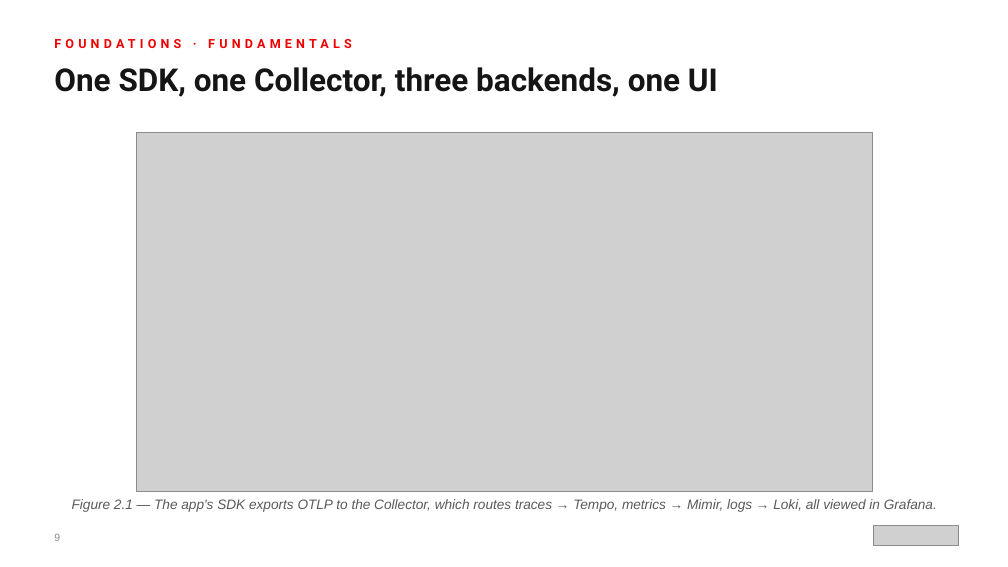
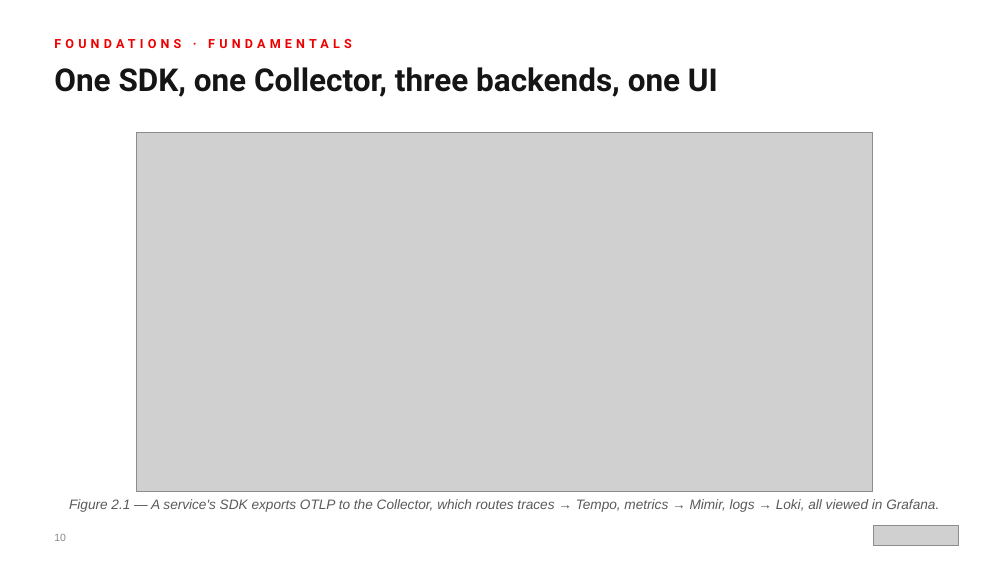
Before and after one commit to patterncatalyst/observability-python-otel-lgtm, a slide deck: slide 10 of presentations/otel-lgtm-python.pptx (slide 9 before the commit). Drawn at 1008x567 pixels with LibreOffice and Linux fonts; fonts in the diff are those of the drawing; grey boxes stand for pictures. Boxes give left, top, right and bottom in pixels: in the first picture for what was removed or moved away, otherwise in the second. Text is boxed around its words. In the diff, an @@ line names an element or a change of style, - is before the commit and + after.

```diff
--- a/presentations/otel-lgtm-python.pptx
+++ b/presentations/otel-lgtm-python.pptx
@@ text at (x1=69, y1=499, x2=939, y2=512): text changed @@
-Figure 2.1 — The app's SDK exports OTLP to the Collector, which routes traces → Tempo, metrics → Mimir, logs → Loki, all viewed in Grafana.
+Figure 2.1 — A service's SDK exports OTLP to the Collector, which routes traces → Tempo, metrics → Mimir, logs → Loki, all viewed in Grafana.
@@ text at (x1=54, y1=534, x2=66, y2=541): text changed @@
-9
+10
```
Also in this commit, not shown: 25 other slides changed, 3 slides added, 1 other file.
